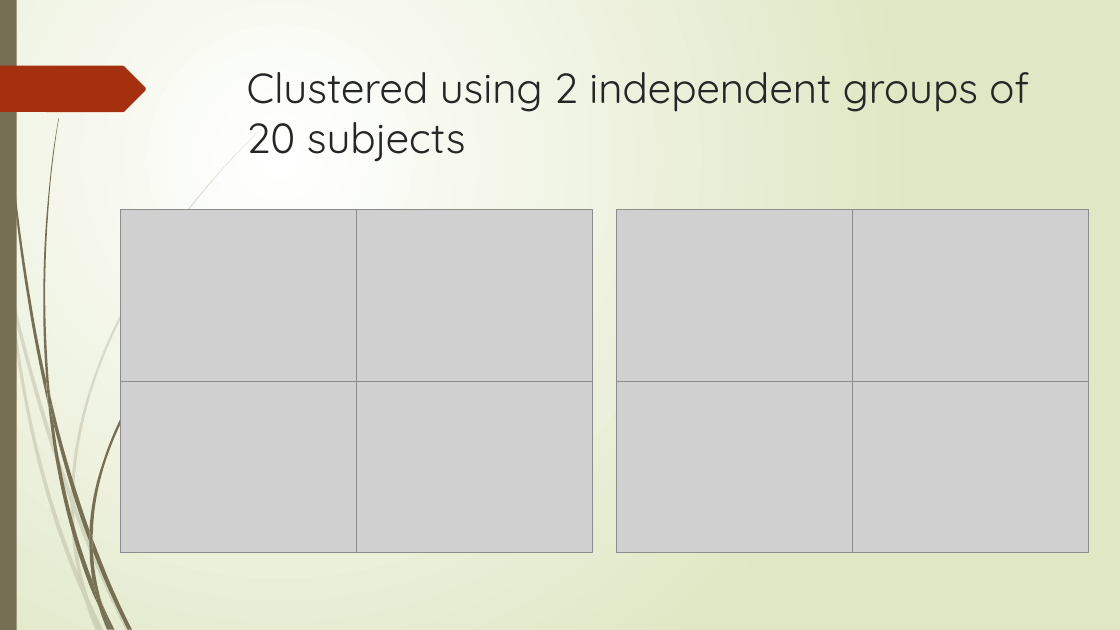
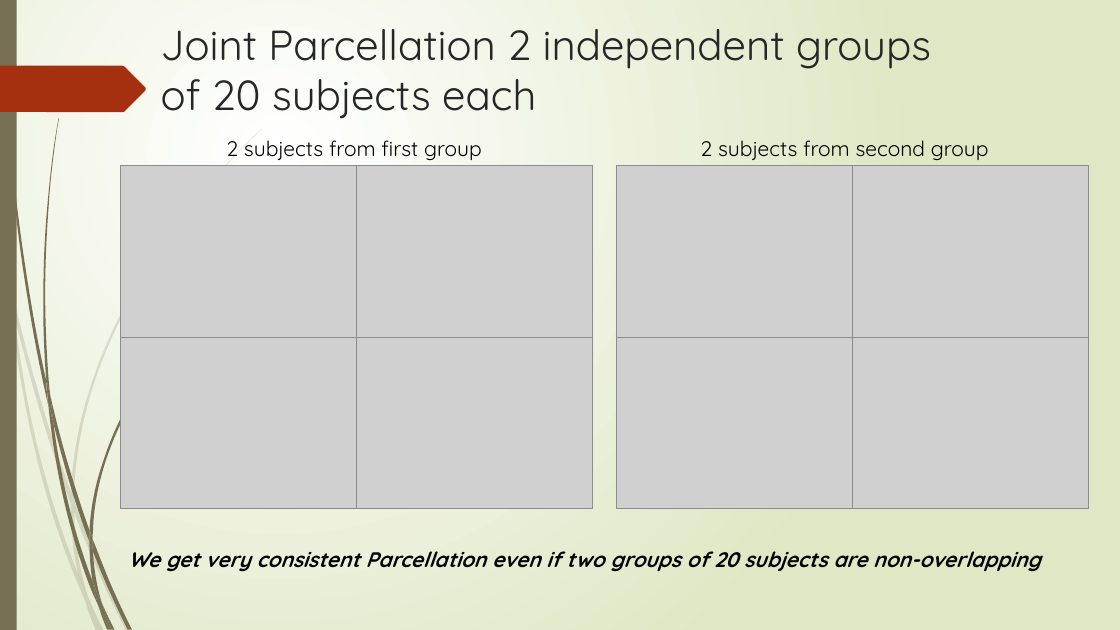
Before and after one commit to ajoshiusc/cortical_parcellation, a slide deck: slide 9 of docs/brain_sync.pptx (slide 7 before the commit). Drawn at 1120x630 pixels with LibreOffice and Linux fonts; fonts in the diff are those of the drawing; grey boxes stand for pictures. Boxes give left, top, right and bottom in pixels: in the first picture for what was removed or moved away, otherwise in the second. Text is boxed around its words. In the diff, an @@ line names an element or a change of style, - is before the commit and + after.

```diff
--- a/docs/brain_sync.pptx
+++ b/docs/brain_sync.pptx
@@ title at (161, 29, 931, 119): text changed @@
-Clustered using 2 independent groups of 20 subjects
+Joint Parcellation 2 independent groups of 20 subjects each
@@ text added at (226, 140, 482, 160), 18 pt, text #000000 @@
+2 subjects from first group
@@ text added at (700, 140, 989, 160), 18 pt, text #000000 @@
+2 subjects from second group
@@ picture: place and size @@
-picture at (120, 381, 356, 553)
+picture at (356, 166, 592, 337)
@@ picture: place and size @@
-picture at (617, 381, 853, 553)
+picture at (853, 166, 1089, 337)
@@ picture: place and size @@
-picture at (356, 209, 592, 381)
+picture at (120, 338, 356, 509)
@@ picture: place and size @@
-picture at (853, 209, 1089, 381)
+picture at (617, 338, 853, 509)
@@ 4 pictures: place and size @@
-4 pictures at (120, 209, 1089, 553)
+4 pictures at (120, 166, 1089, 509)
@@ text added at (128, 551, 1041, 572), 18 pt, text #000000, bold, italic @@
+We get very consistent Parcellation even if two groups of 20 subjects are non-overlapping
```
Also in this commit, not shown: 8 other slides changed, 3 slides added, 2 slides removed, 5 other files.
